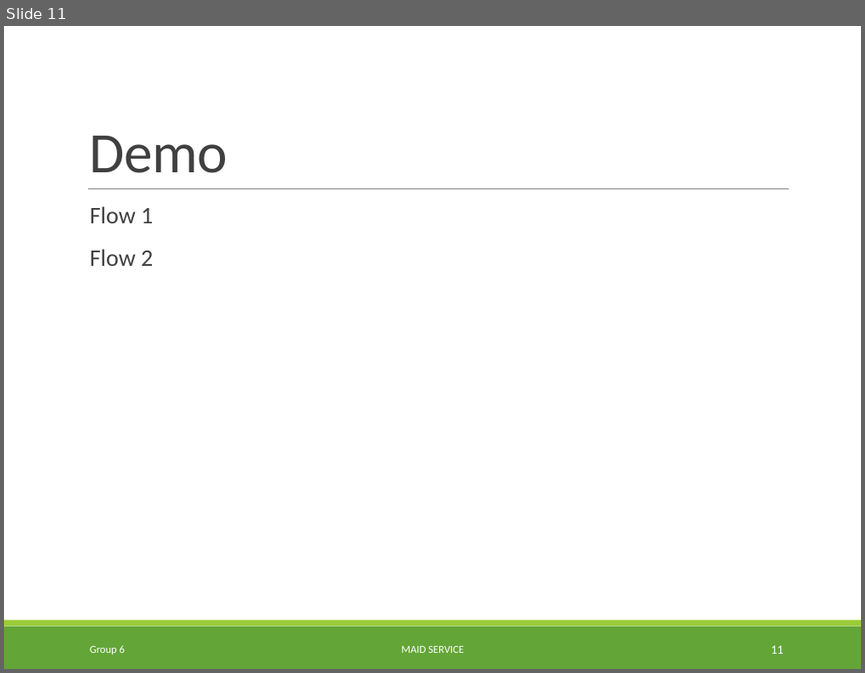
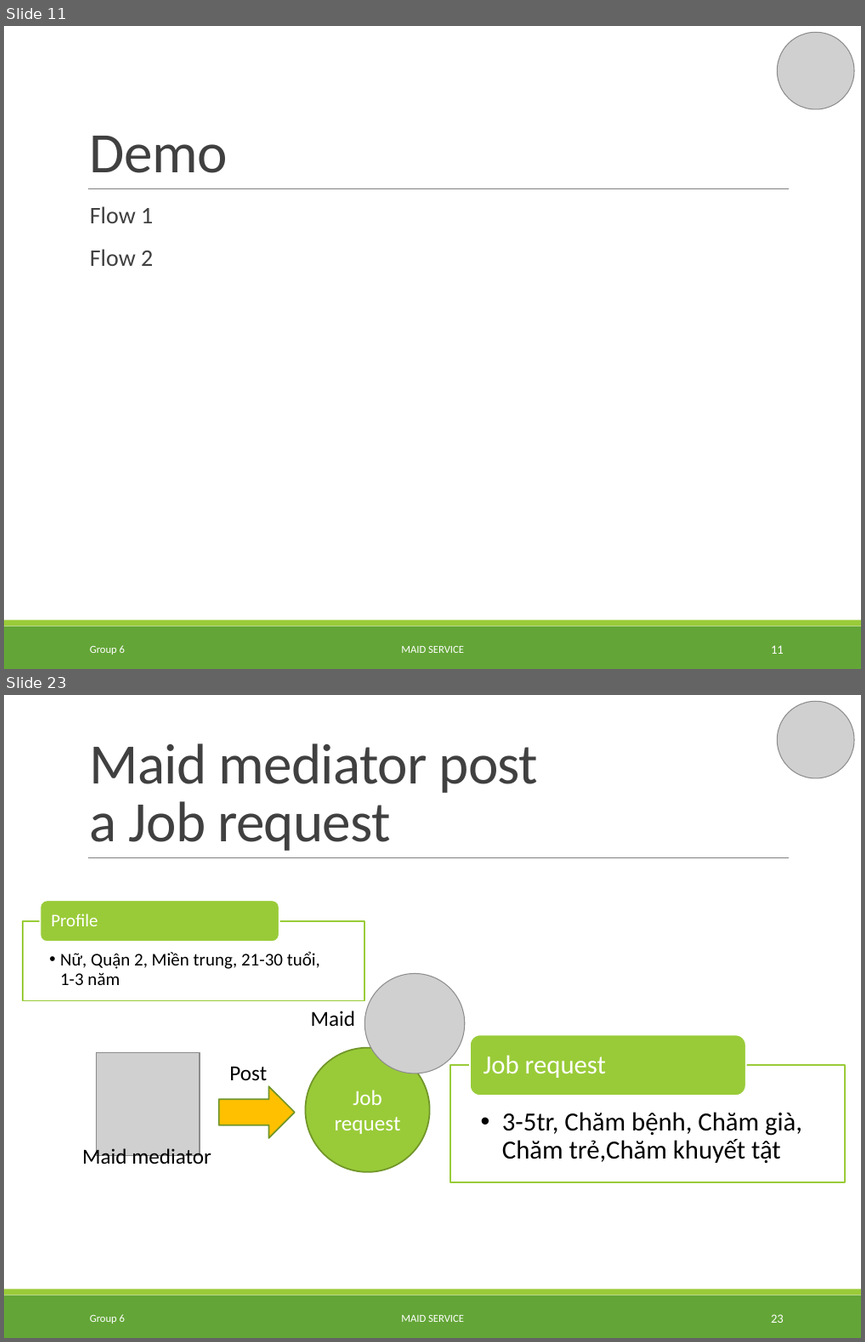
Before and after one commit to TuanBT/ms-website, a slide deck: Presentation/MS_Slide.pptx. Shown one above the other, each under a label of ours: slide 11 before the commit, slides 11 and 23 after it; the slides between them are not shown. The pictures are 865x673 and 865x1342 pixels, drawn with LibreOffice and Linux fonts; fonts in the diff are those of the drawing; grey boxes stand for pictures; background and template pictures are left out. Boxes give left, top, right and bottom in pixels: in the first picture for what was removed or moved away, otherwise in the second. Text is boxed around its words. In the diff, an @@ line names an element or a change of style, - is before the commit and + after.

```diff
--- a/Presentation/MS_Slide.pptx
+++ b/Presentation/MS_Slide.pptx
@@ slide 23 added at box(4, 695, 861, 1338), background #FFFFFF; not listed: 3 template elements that a slide beside it also shows @@
@@ picture added at box(777, 701, 854, 778) @@
@@ title added at box(90, 743, 539, 851), 48 pt, text #404040 @@
+Maid mediator post
+a Job request
@@ group added at box(23, 900, 364, 1001): 2 texts, 1 rectangle, 1 rounded rectangle @@
+  •• Nữ, Quận 2, Miền trung, 21-30 tuổi, 1-3 năm
+Profile
@@ picture added at box(364, 974, 465, 1074) @@
@@ text added at box(311, 1010, 356, 1027), 18 pt, text #000000 @@
+Maid
@@ ellipse added at box(306, 1047, 430, 1171), fill #99CB38, outline #719629 1.25 pt, 18 pt, text #FFFFFF @@
+Job request
@@ picture added at box(97, 1052, 200, 1156) @@
@@ text added at box(229, 1066, 267, 1081), 18 pt, text #000000 @@
+Post
@@ group added at box(450, 1034, 845, 1182): 2 texts, 1 rectangle, 1 rounded rectangle @@
+  •• 3-5tr, Chăm bệnh, Chăm già, Chăm trẻ,Chăm khuyết tật
+Job request
@@ right arrow added at box(219, 1087, 295, 1138), fill #FFC000, outline #719629 1.25 pt @@
@@ text added at box(82, 1146, 211, 1169), 18 pt, text #000000 @@
+Maid mediator
@@ text added at box(90, 1314, 125, 1323), 9 pt, text #FFFFFF @@
+Group 6
@@ text added at box(401, 1315, 464, 1321), 9 pt, text #FFFFFF @@
+MAID SERVICE
@@ page number added at box(771, 1314, 783, 1322), 10.5 pt, text #FFFFFF @@
+23
@@ slide 11 changed as well @@
@@ picture added at box(777, 32, 854, 109) @@
```
Also in this commit, not shown: 18 other slides changed, 10 other slides added, 1 slide removed.
